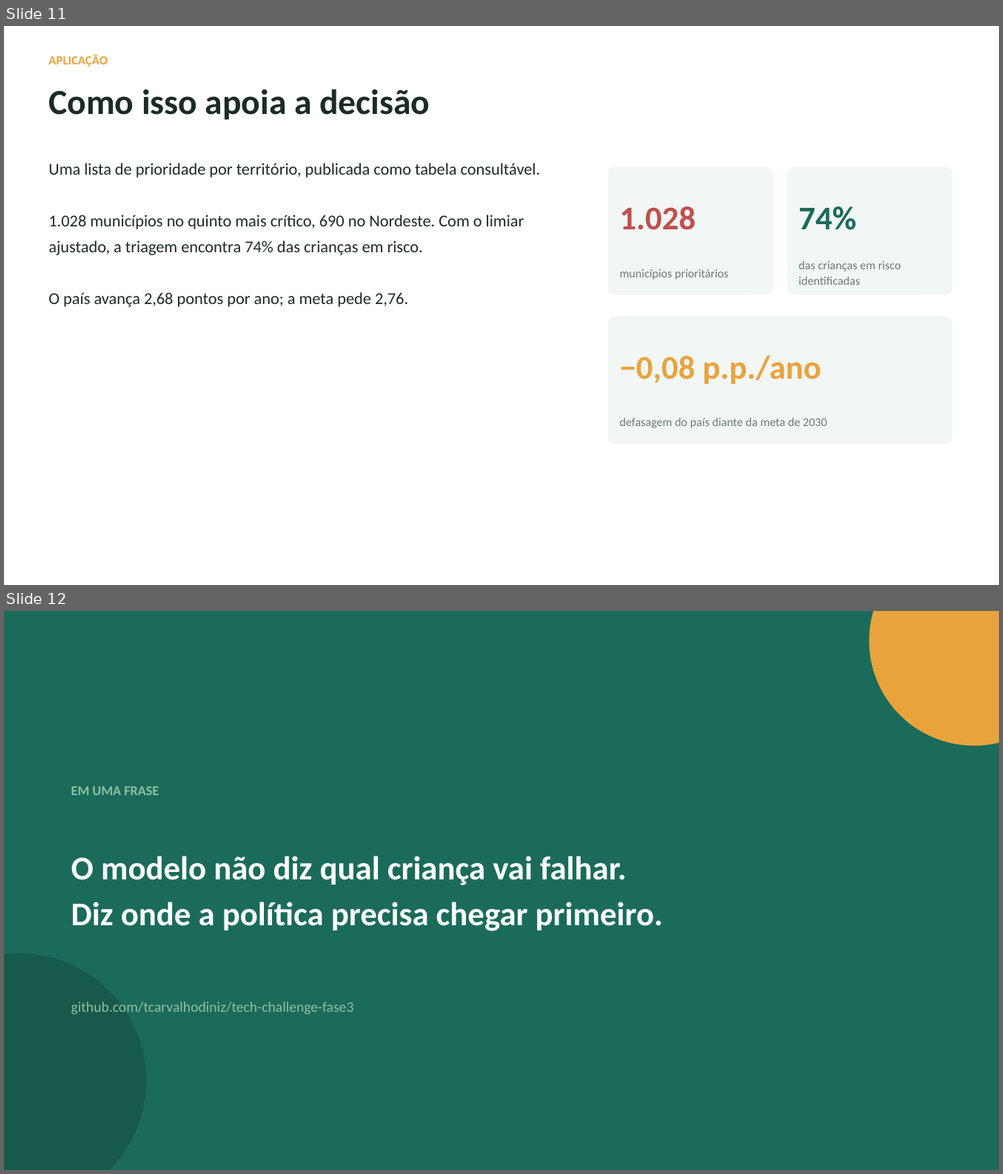
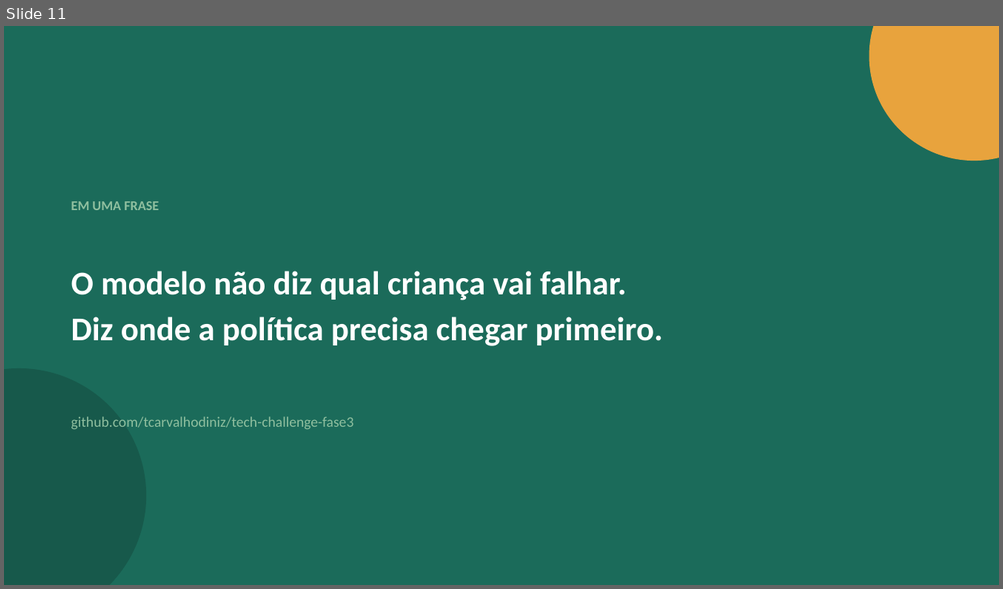
Before and after one commit to tcarvalhodiniz/tech-challenge-fase3, a slide deck: docs/apresentacao.pptx. Shown one above the other, each under a label of ours: slides 11 and 12 before the commit, slide 11 after it. The pictures are 1003x1174 and 1003x589 pixels, drawn with LibreOffice and Linux fonts; fonts in the diff are those of the drawing. Boxes give left, top, right and bottom in pixels: in the first picture for what was removed or moved away, otherwise in the second. Text is boxed around its words. In the diff, an @@ line names an element or a change of style, - is before the commit and + after.

```diff
--- a/docs/apresentacao.pptx
+++ b/docs/apresentacao.pptx
@@ slide 11 removed at [4, 26, 999, 585], background #FFFFFF @@
@@ text removed at [48, 54, 108, 67] @@
-APLICAÇÃO
@@ text removed at [48, 89, 430, 120] @@
-Como isso apoia a decisão
@@ text removed at [48, 163, 540, 307] @@
-Uma lista de prioridade por território, publicada como tabela consultável.
-1.028 municípios no quinto mais crítico, 690 no Nordeste. Com o limiar ajustado, a triagem encontra 74% das crianças em risco.
-O país avança 2,68 pontos por ano; a meta pede 2,76.
@@ rounded rectangle removed at [609, 168, 772, 295] @@
@@ rounded rectangle removed at [788, 168, 951, 295] @@
@@ text removed at [620, 207, 696, 230] @@
-1.028
@@ text removed at [798, 207, 856, 230] @@
-74%
@@ text removed at [620, 269, 728, 280] @@
-municípios prioritários
@@ text removed at [798, 261, 901, 285] @@
-das crianças em risco identificadas
@@ rounded rectangle removed at [609, 317, 951, 444] @@
@@ text removed at [620, 355, 821, 384] @@
-−0,08 p.p./ano
@@ text removed at [620, 418, 827, 429] @@
-defasagem do país diante da meta de 2030
@@ what was slide 12 is now slide 11 @@
```
Also in this commit, not shown: 5 slides changed, 4 slides added, 4 other slides removed.
